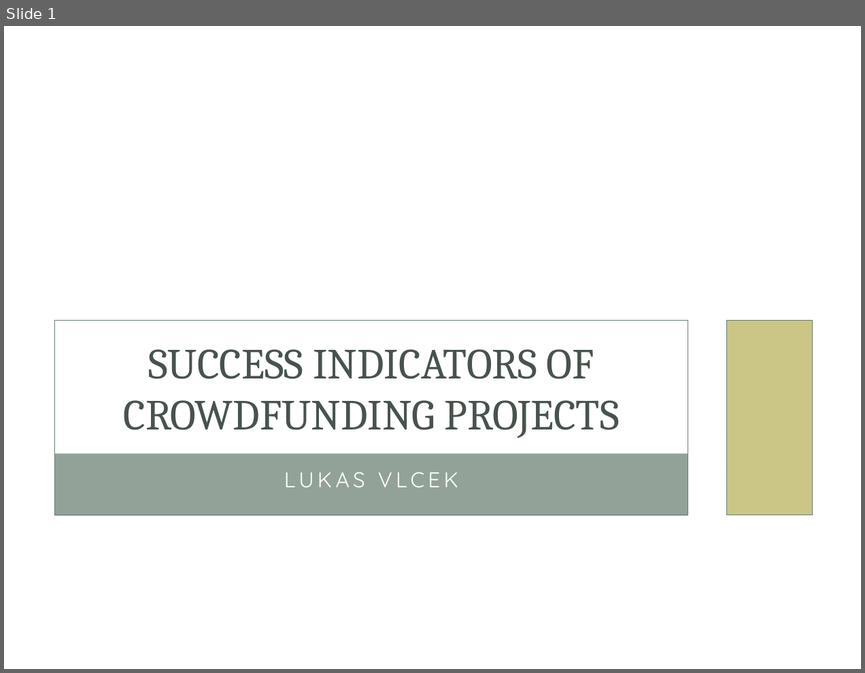
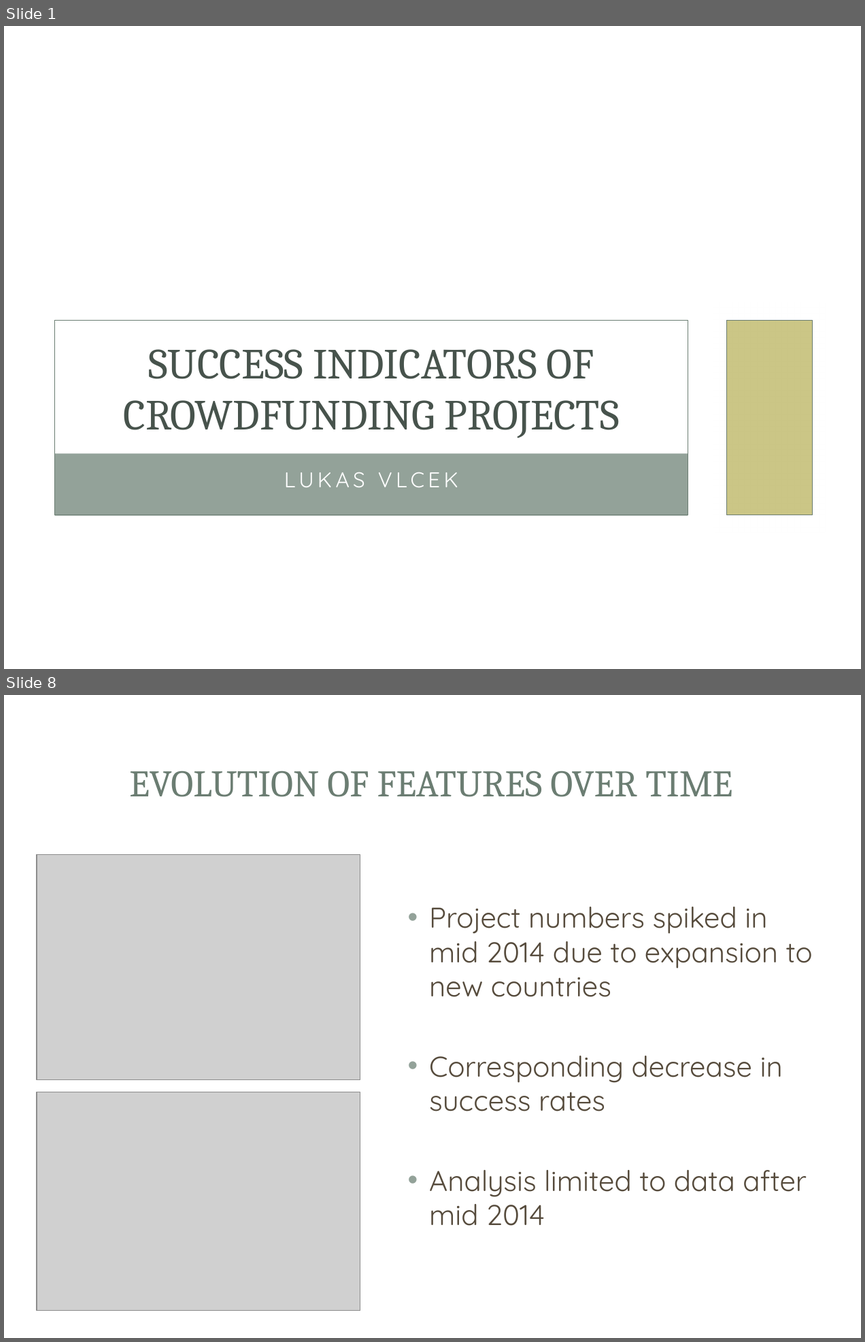
Before and after one commit to vlcekl/ds-crowdfunding, a slide deck: reports/crowdfunding_slidedeck.pptx. Shown one above the other, each under a label of ours: slide 1 before the commit, slides 1 and 8 after it; the slides between them are not shown. The pictures are 865x673 and 865x1342 pixels, drawn with LibreOffice and Linux fonts; fonts in the diff are those of the drawing; grey boxes stand for pictures; background and template pictures are left out. Boxes give left, top, right and bottom in pixels: in the first picture for what was removed or moved away, otherwise in the second. Text is boxed around its words. In the diff, an @@ line names an element or a change of style, - is before the commit and + after.

```diff
--- a/reports/crowdfunding_slidedeck.pptx
+++ b/reports/crowdfunding_slidedeck.pptx
@@ slide 8 added at (x1=4, y1=695, x2=861, y2=1338), background picture (left out); not listed: 1 template element that a slide beside it also shows @@
@@ rectangle added at (x1=30, y1=721, x2=835, y2=845), fill #FFFFFF at 83% opacity @@
@@ rectangle added at (x1=39, y1=730, x2=825, y2=834), fill #FFFFFF @@
@@ title added at (x1=129, y1=771, x2=732, y2=797), 31.5 pt, text #6B7D72 @@
+EVOLUTION OF FEATURES OVER TIME
@@ picture added at (x1=37, y1=854, x2=360, y2=1080) @@
@@ text added at (x1=429, y1=906, x2=813, y2=1225), 24 pt, text #564B3C @@
+• Project numbers spiked in mid 2014 due to expansion to new countries
+• Corresponding decrease in success rates
+• Analysis limited to data after mid 2014
@@ picture added at (x1=37, y1=1091, x2=360, y2=1310) @@
```
Also in this commit, not shown: 1 slide changed, 16 other slides added, 2 slides removed, 3 other files.
